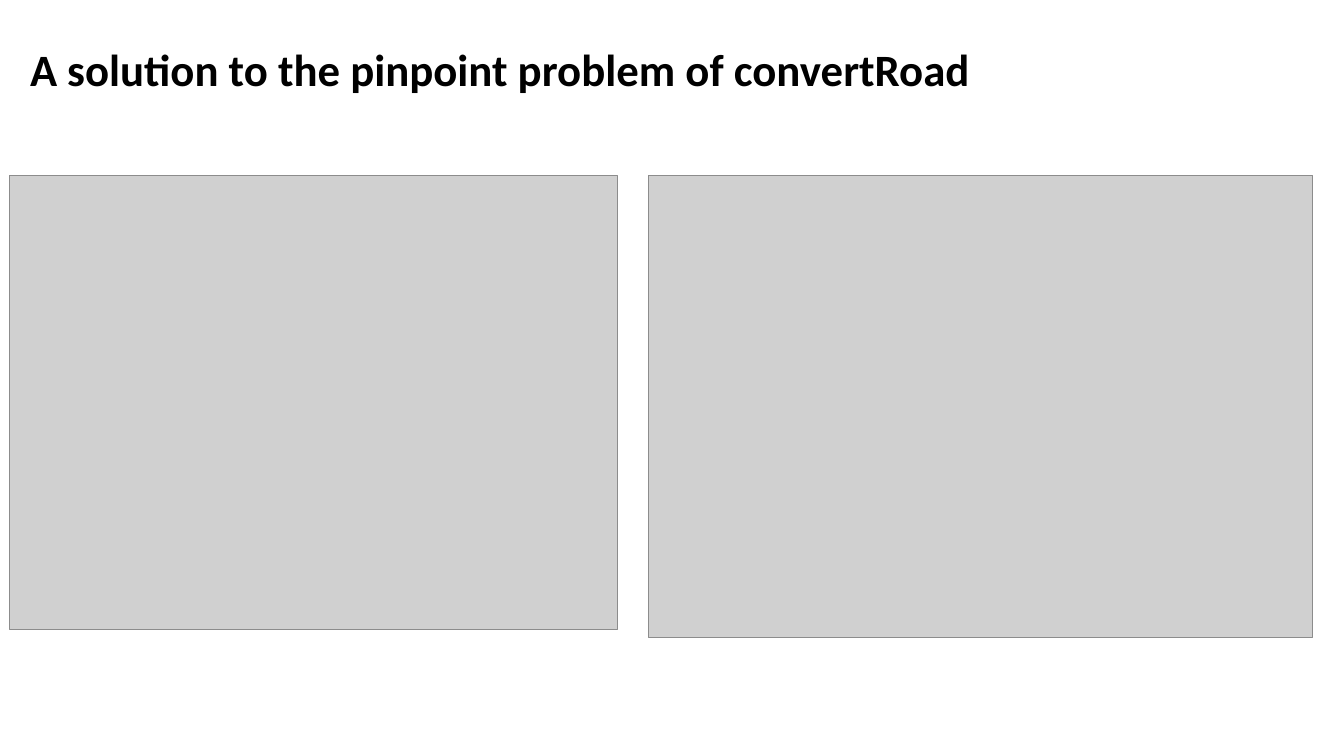
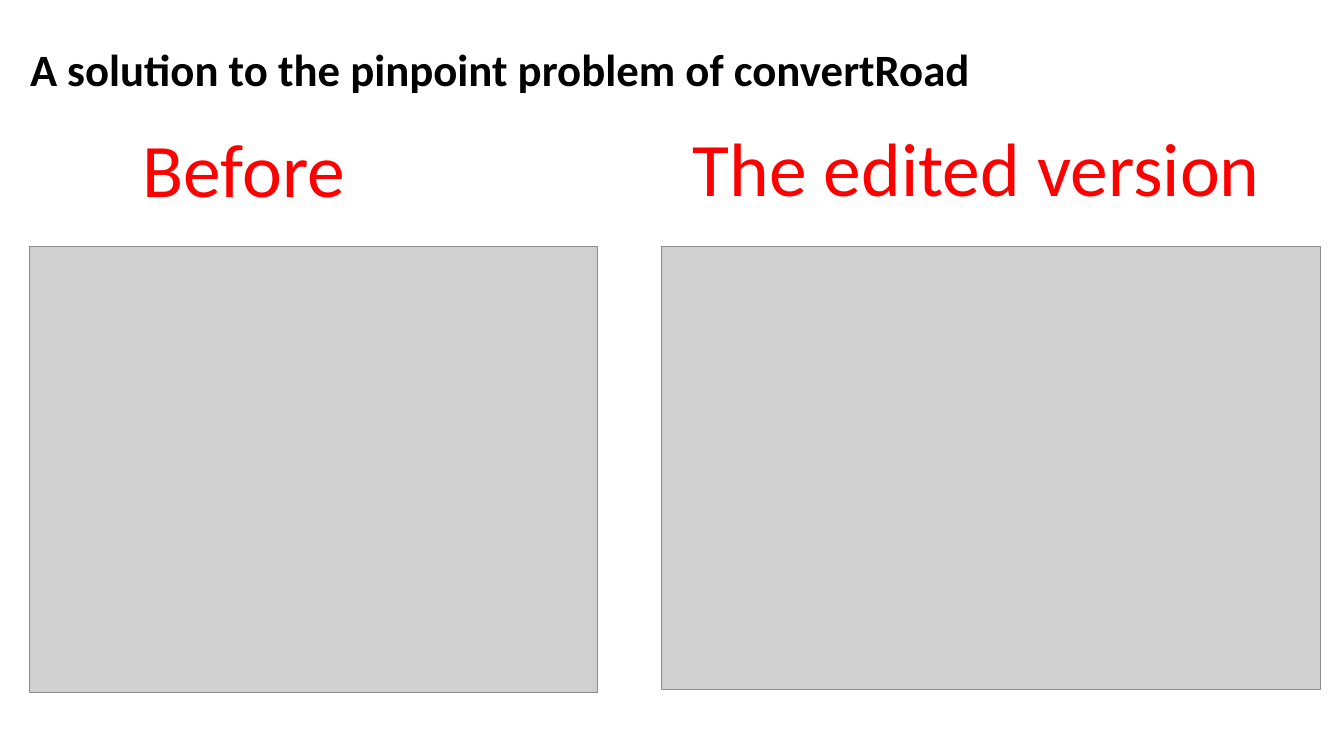
Before and after one commit to YenKang/Smart-Logistics-Plan, a slide deck: slide 30 of eclipse workspace/java_library/sumo_implementation recording.pptx. Drawn at 1344x756 pixels with LibreOffice and Linux fonts; fonts in the diff are those of the drawing; grey boxes stand for pictures. Boxes give left, top, right and bottom in pixels: in the first picture for what was removed or moved away, otherwise in the second. Text is boxed around its words. In the diff, an @@ line names an element or a change of style, - is before the commit and + after.

```diff
--- a/eclipse workspace/java_library/sumo_implementation recording.pptx
+++ b/eclipse workspace/java_library/sumo_implementation recording.pptx
@@ text added at (x1=143, y1=145, x2=345, y2=198), 54 pt, text #FF0000 @@
+Before
@@ text added at (x1=693, y1=143, x2=1259, y2=197), 54 pt, text #FF0000 @@
+The edited version
@@ picture resized from (x1=10, y1=175, x2=617, y2=630) to (x1=29, y1=247, x2=597, y2=693) @@
@@ picture resized from (x1=648, y1=175, x2=1313, y2=637) to (x1=662, y1=247, x2=1321, y2=690) @@
```
Also in this commit, not shown: 9 other slides changed, 7 slides added, 2 slides removed, 1 other file.
